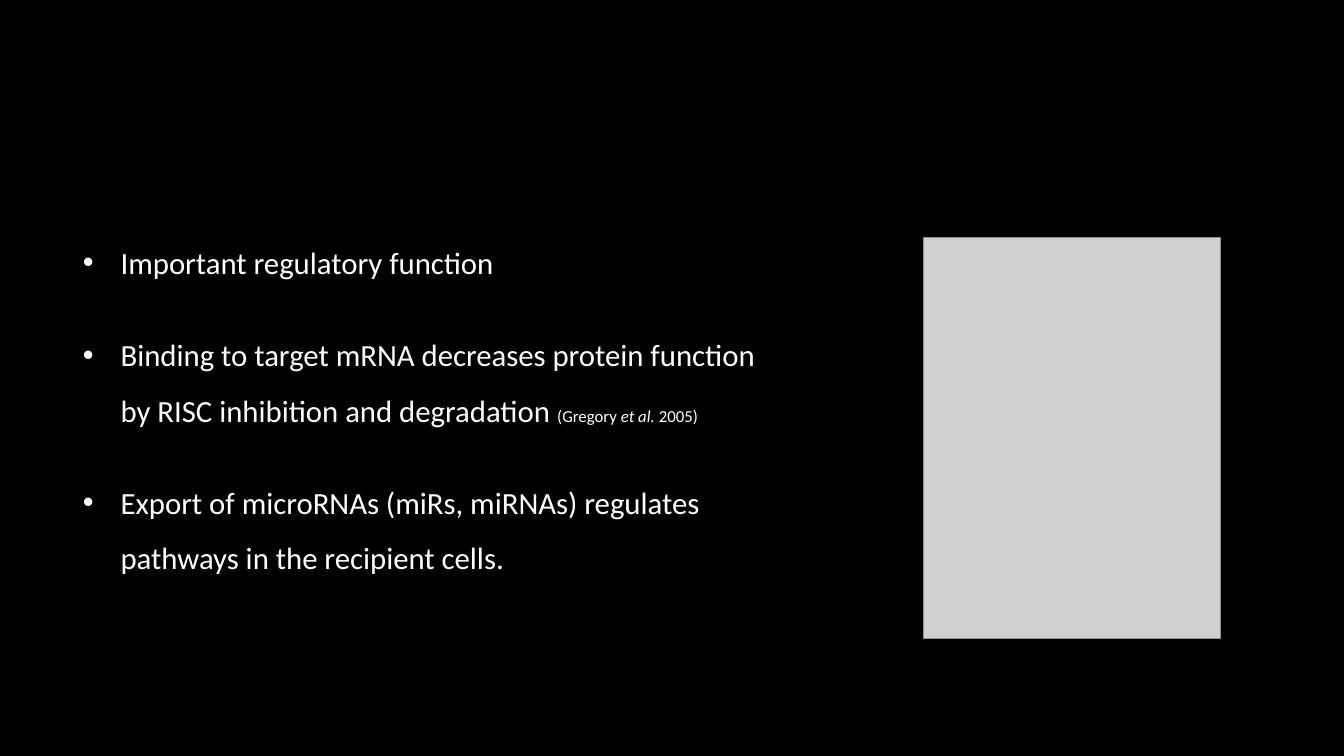
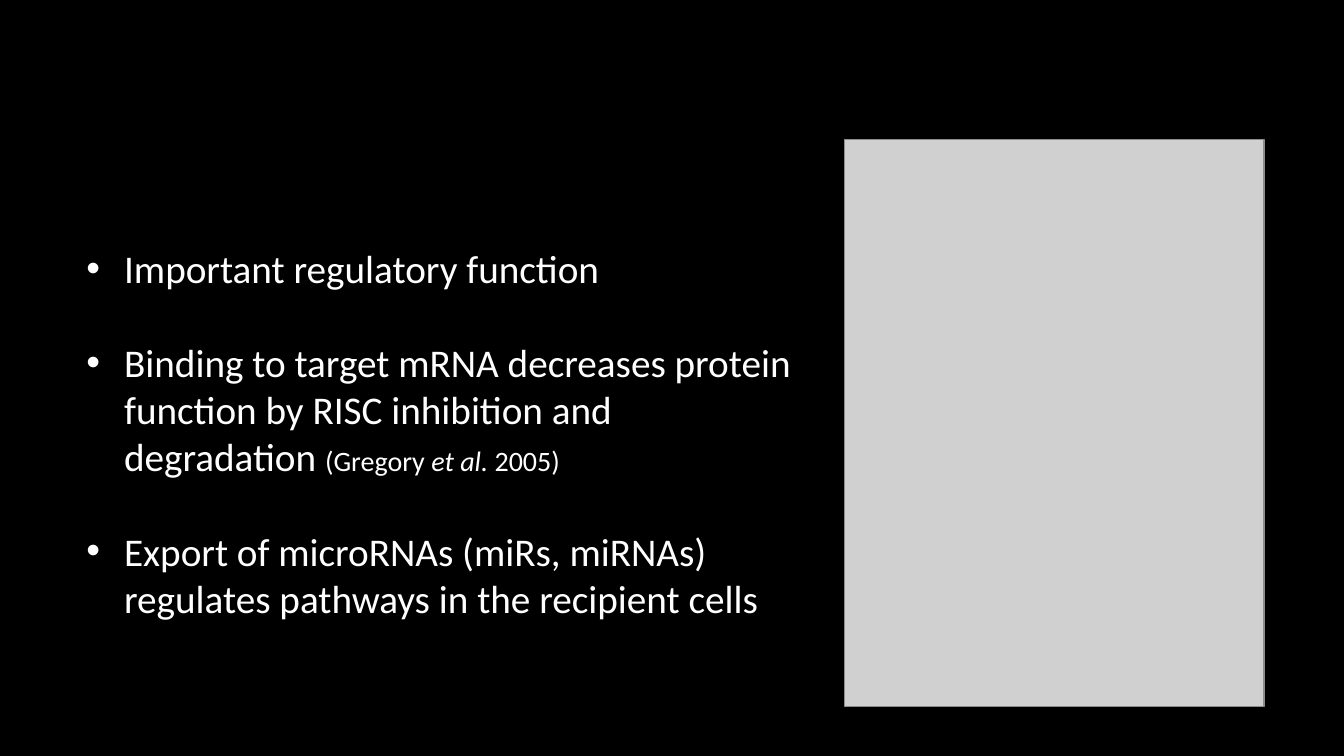
Before and after one commit to HarleyRobinson/Honours2, a slide deck: slide 2 of BackgroundInfo/Selective export of microRNA via extracellular vesicles (2).pptx. Drawn at 1344x756 pixels with LibreOffice and Linux fonts; fonts in the diff are those of the drawing; grey boxes stand for pictures; background and template pictures are left out. Boxes give left, top, right and bottom in pixels: in the first picture for what was removed or moved away, otherwise in the second. Text is boxed around its words. In the diff, an @@ line names an element or a change of style, - is before the commit and + after.

```diff
--- a/BackgroundInfo/Selective export of microRNA via extracellular vesicles (2).pptx
+++ b/BackgroundInfo/Selective export of microRNA via extracellular vesicles (2).pptx
@@ picture: place and size @@
-picture at box(924, 238, 1221, 639)
+picture at box(845, 140, 1264, 707)
@@ text at box(124, 255, 791, 478): size 22 to 28 pt in "Important regulatory function", "Binding to target mRNA decreases protein function ..."; size 12 to 20 pt in "(Gregory et al. 2005)"; line spacing 1.5 to 1 @@
@@ text at box(124, 537, 758, 620): text changed; size 22 to 28 pt @@
-• Export of microRNAs (miRs, miRNAs) regulates pathways in the recipient cells.
+• Export of microRNAs (miRs, miRNAs) regulates pathways in the recipient cells
```
Also in this commit, not shown: 1 other slide changed, 1 other file.
